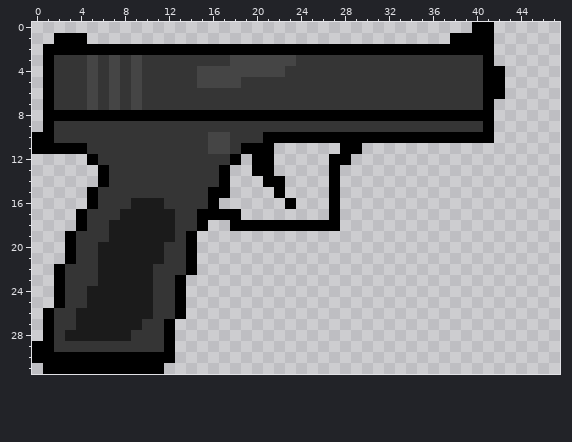
Pixel-art sprite: Armory/Assets/Sprites/Weapons/Pistol/ph_gun.png. That is the earlier state.
The file is 48x32 pixels.
Once edited:
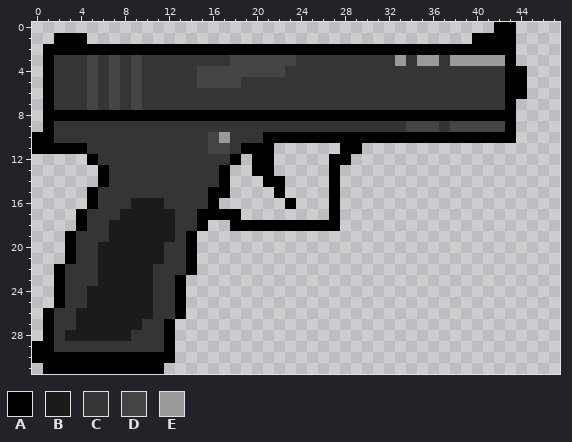
Palette (. is transparent): A #000000  B #1b1b1b  C #353535  D #454545  E #9a9a9a
Change:
{"y":0,"x":40,"old":"AA..","new":"..AA"}
{"y":1,"x":38,"old":"AA","new":".."}
{"y":1,"x":42,"old":"..","new":"AA"}
{"y":2,"x":42,"old":"..","new":"AA"}
{"y":3,"x":33,"old":"C","new":"E"}
{"y":3,"x":35,"old":"CC","new":"EE"}
{"y":3,"x":38,"old":"CCCA..","new":"EEEEEA"}
{"y":4,"x":41,"old":"AA..","new":"CCAA"}
{"y":5,"x":41,"old":"AA..","new":"CCAA"}
{"y":6,"x":41,"old":"AA..","new":"CCAA"}
{"y":7,"x":41,"old":"A..","new":"CCA"}
{"y":8,"x":42,"old":"..","new":"AA"}
{"y":9,"x":34,"old":"CCC","new":"DDD"}
{"y":9,"x":38,"old":"CCCA..","new":"DDDDDA"}
{"y":10,"x":17,"old":"D","new":"E"}
{"y":10,"x":42,"old":"..","new":"AA"}
{"label":"changed","picture_box":[395,22,527,143]}
{"label":"changed","picture_box":[219,132,230,143]}
